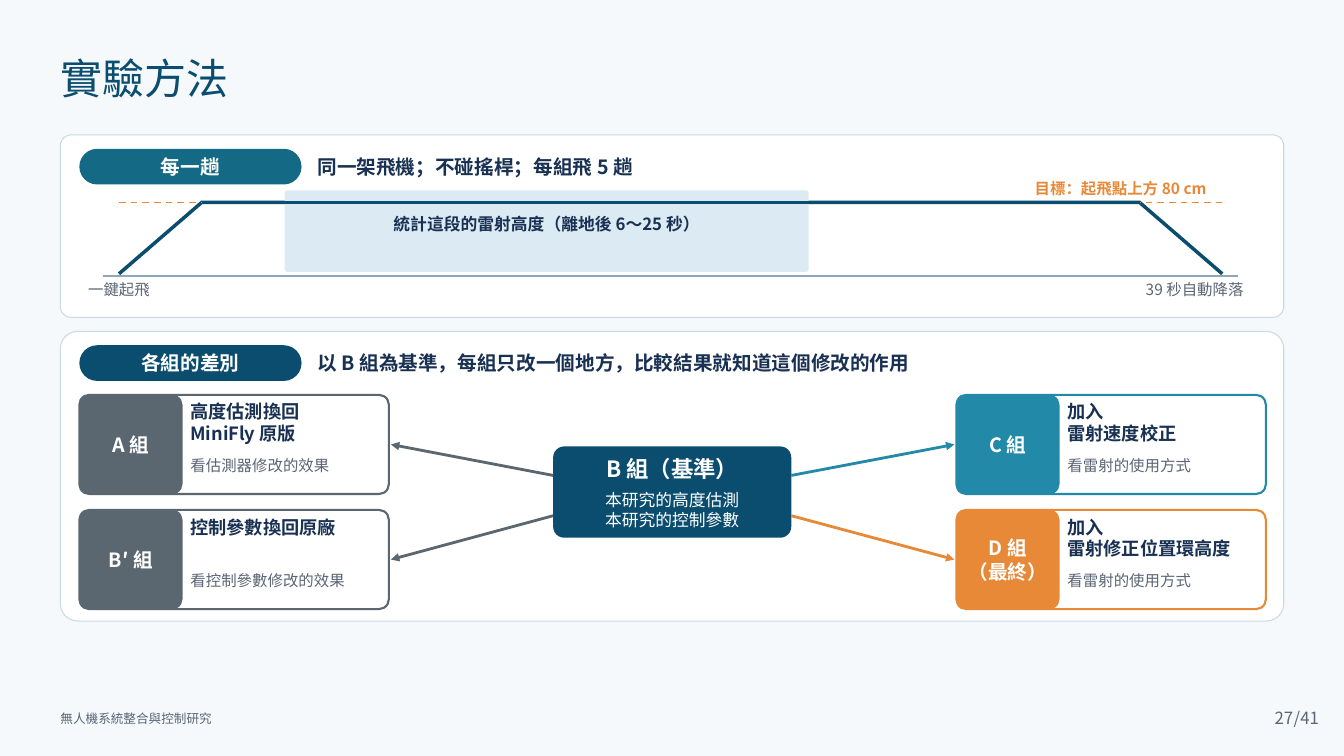
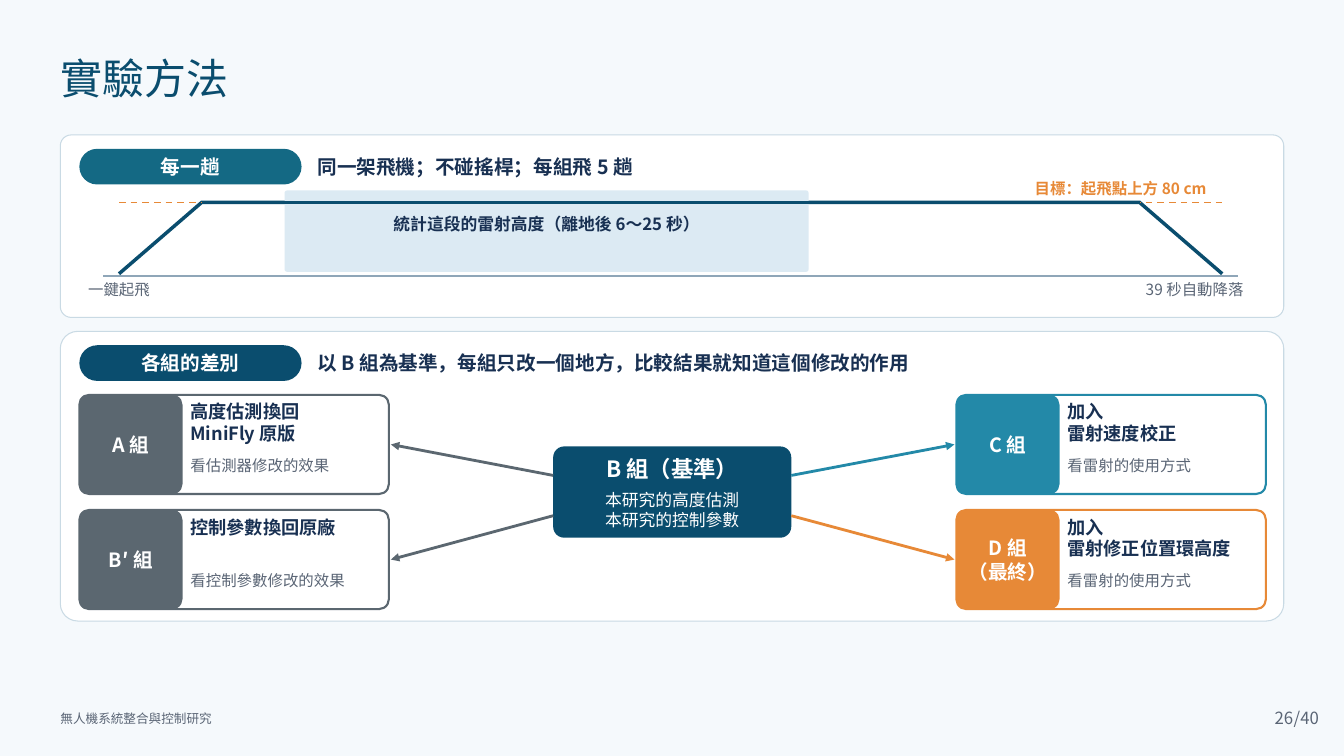
Before and after one commit to lingken1028/-, a slide deck: slide 26 of 無人機系統整合與控制研究_口試簡報 2.pptx (slide 27 before the commit). Drawn at 1344x756 pixels with LibreOffice and Linux fonts; fonts in the diff are those of the drawing. Boxes give left, top, right and bottom in pixels: in the first picture for what was removed or moved away, otherwise in the second. Text is boxed around its words. In the diff, an @@ line names an element or a change of style, - is before the commit and + after.

```diff
--- a/無人機系統整合與控制研究_口試簡報 2.pptx
+++ b/無人機系統整合與控制研究_口試簡報 2.pptx
@@ page number at (1275, 711, 1294, 724): text changed @@
-27
+26
@@ text at (1294, 711, 1319, 727): text changed @@
-/41
+/40
```
Also in this commit, not shown: 79 other slides changed, 3 slides added.
